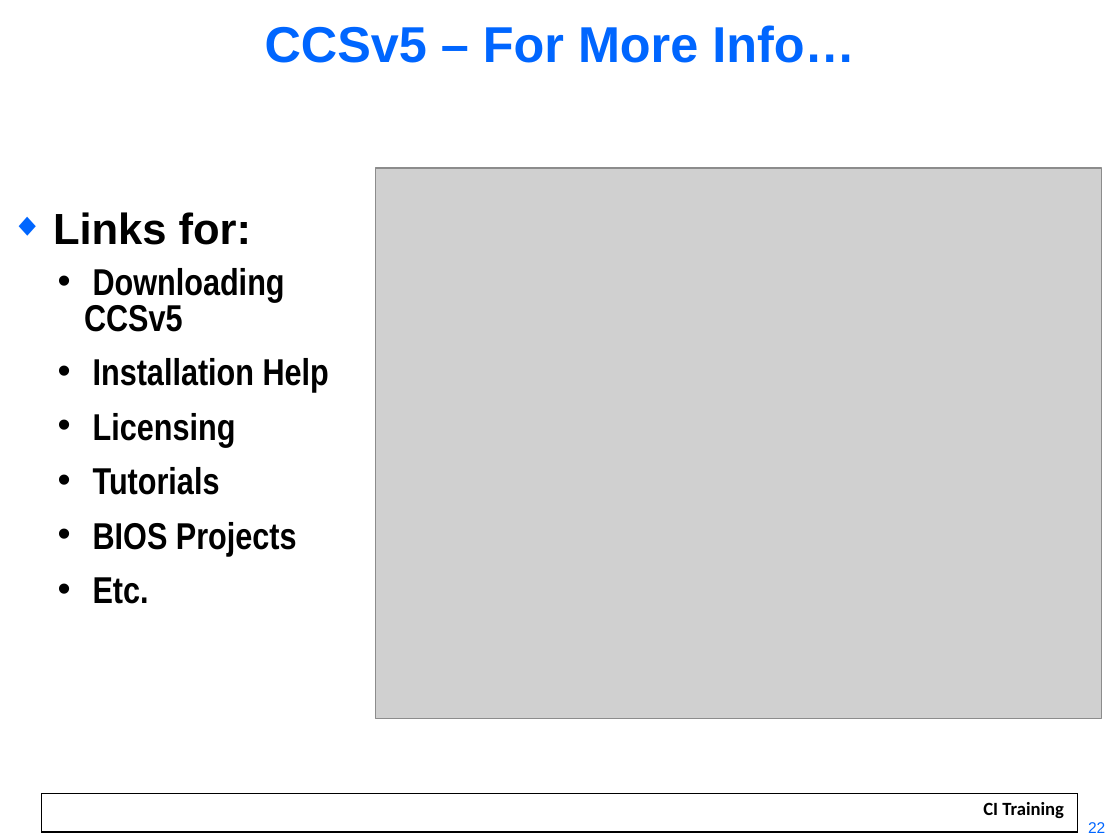
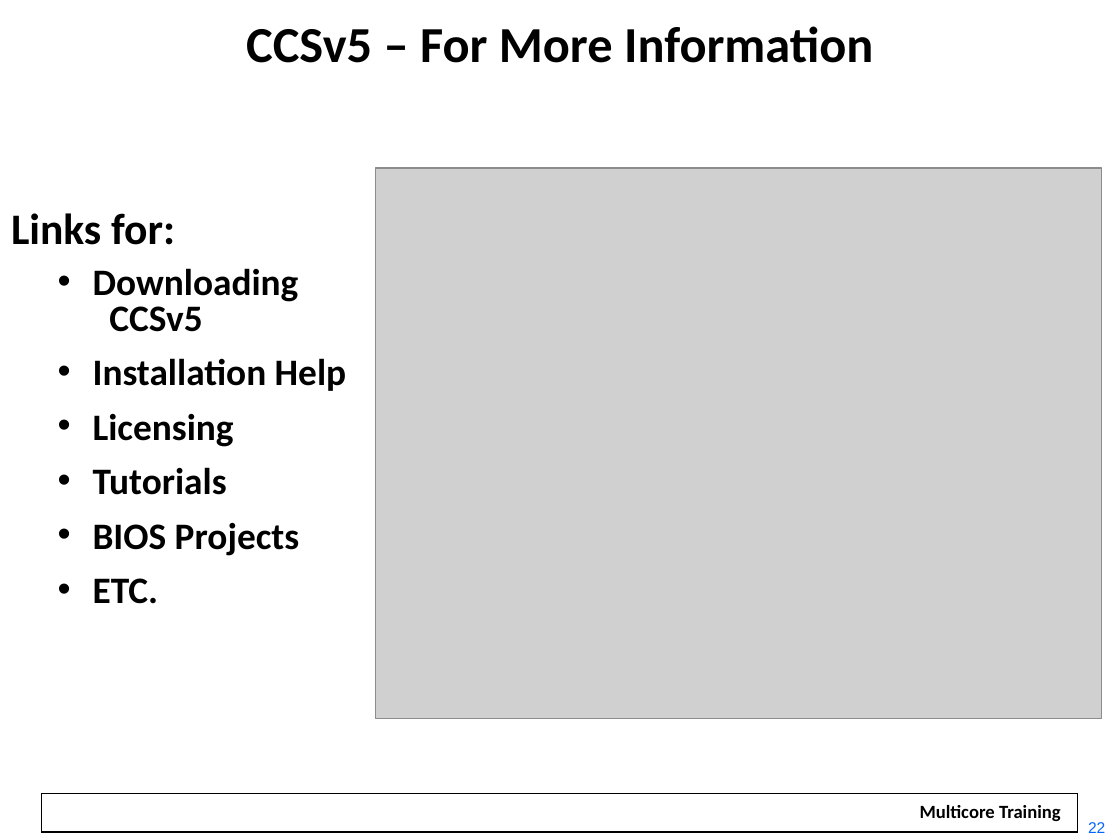
Before and after one commit to hari1989/keystone-workshop, a slide deck: slide 22 of slides/Intro to CCSv5.pptx. Drawn at 1120x840 pixels with LibreOffice and Linux fonts; fonts in the diff are those of the drawing; grey boxes stand for pictures; background and template pictures are left out. Boxes give left, top, right and bottom in pixels: in the first picture for what was removed or moved away, otherwise in the second. Text is boxed around its words. In the diff, an @@ line names an element or a change of style, - is before the commit and + after.

Commit message:
Updates for Pittsburgh Training

```diff
--- a/slides/Intro to CCSv5.pptx
+++ b/slides/Intro to CCSv5.pptx
@@ title at [246,26,873,63]: text changed; font Arial to Calibri; text colour #0066FF to #000000 @@
-CCSv5 – For More Info…
+CCSv5 – For More Information
@@ text "Links for:" at [11,213,175,245]: font Arial to Calibri; bullet ◆ to none @@
@@ text at [93,268,346,556]: font Arial Narrow to Calibri @@
@@ text at [93,578,159,604]: text changed; font Arial Narrow to Calibri @@
-• Etc.
+• ETC.
@@ rectangle added at [907,799,1073,828], fill #FFFFFF, 12 pt, text #000000, bold @@
+Multicore Training
@@ text removed at [983,802,1064,818] @@
-CI Training
```
Also in this commit, not shown: 22 other slides changed, 20 other files.
